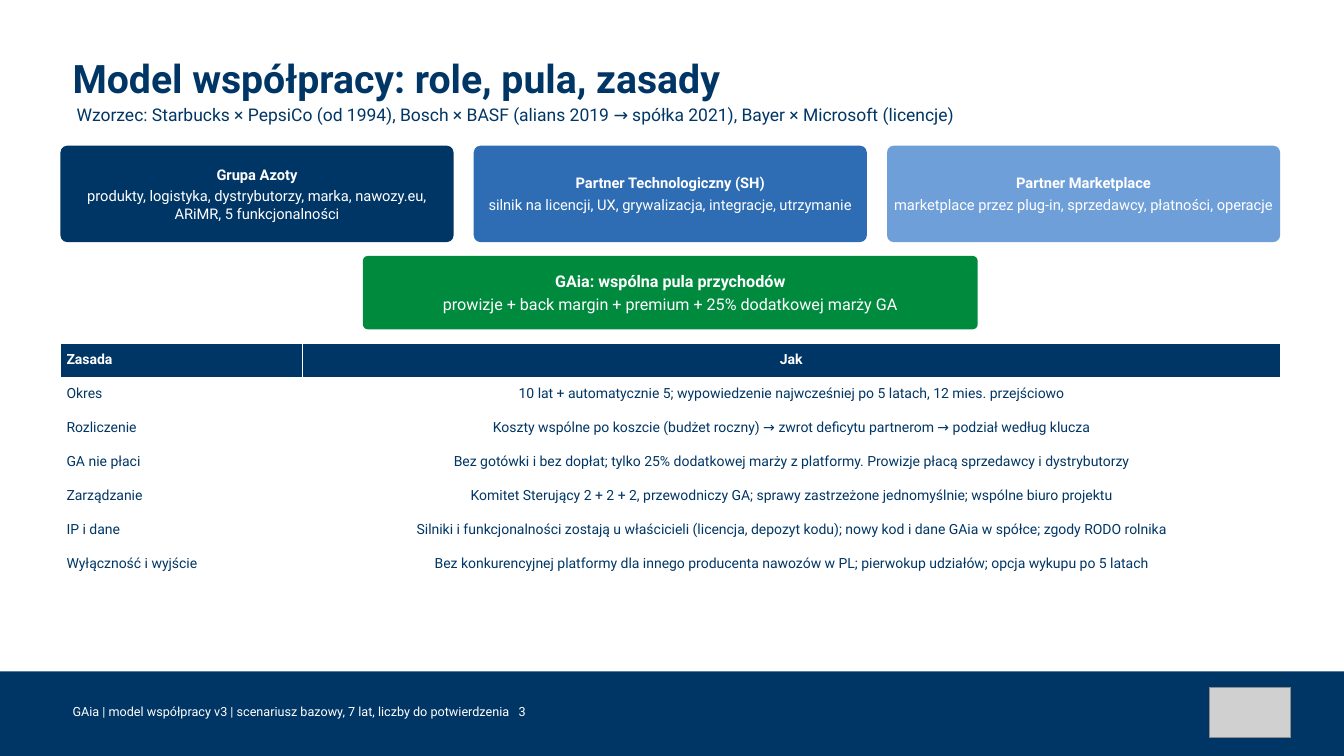
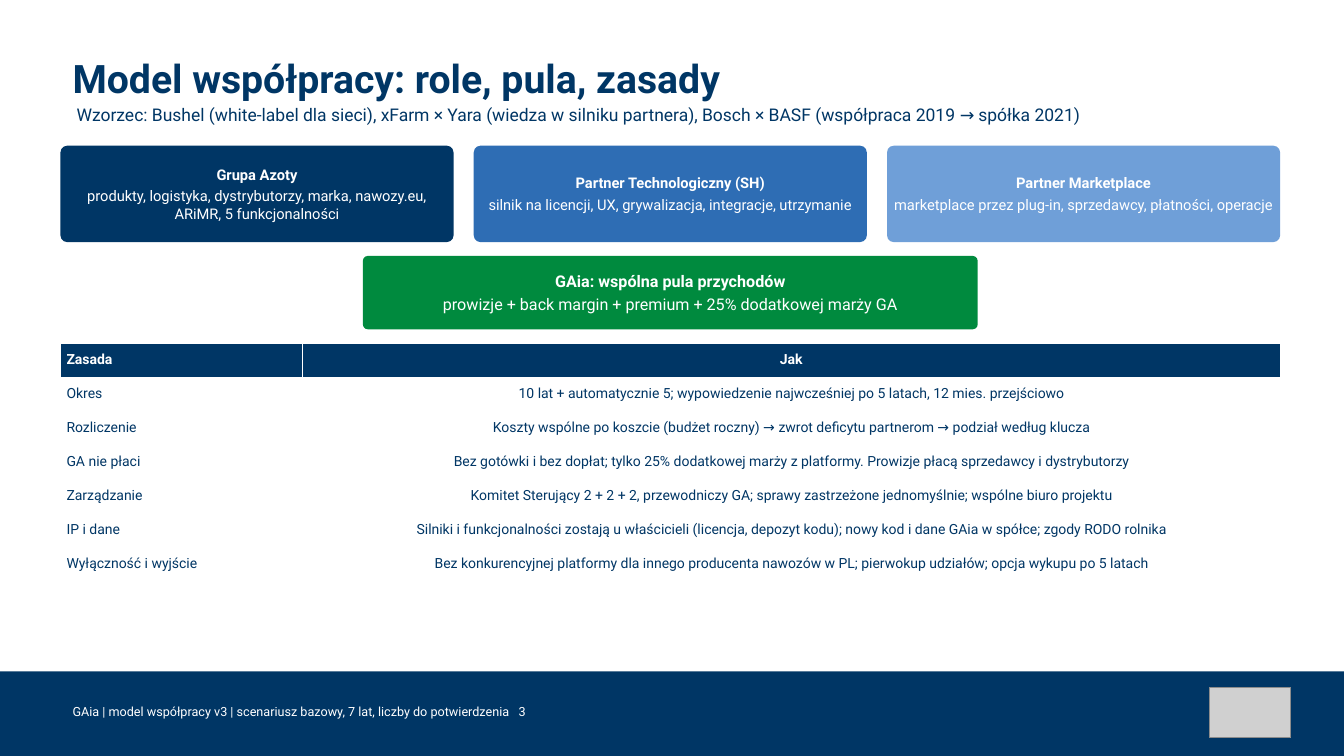
Before and after one commit to Angelika-pruchniak/gaia, a slide deck: slide 3 of GA_GAia_model_wspolpracy_v3.pptx. Drawn at 1344x756 pixels with LibreOffice and Linux fonts; fonts in the diff are those of the drawing; grey boxes stand for pictures. Boxes give left, top, right and bottom in pixels: in the first picture for what was removed or moved away, otherwise in the second. Text is boxed around its words. In the diff, an @@ line names an element or a change of style, - is before the commit and + after.

```diff
--- a/GA_GAia_model_wspolpracy_v3.pptx
+++ b/GA_GAia_model_wspolpracy_v3.pptx
@@ text at box(77, 107, 1080, 125): text changed @@
-Wzorzec: Starbucks × PepsiCo (od 1994), Bosch × BASF (alians 2019 → spółka 2021), Bayer × Microsoft (licencje)
+Wzorzec: Bushel (white-label dla sieci), xFarm × Yara (wiedza w silniku partnera), Bosch × BASF (współpraca 2019 → spółka 2021)
```
Also in this commit, not shown: 2 other slides changed, 4 slides added, 2 slides removed, 6 other files.
